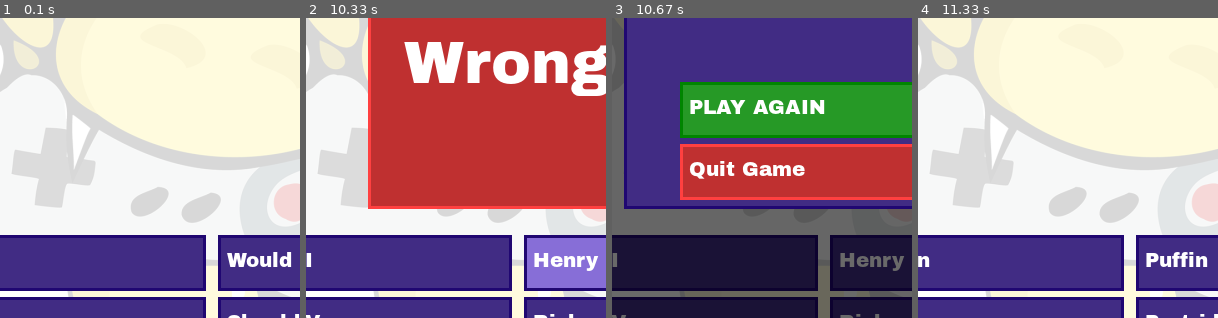
Above: before the commit, frames 1-4 (left to right).
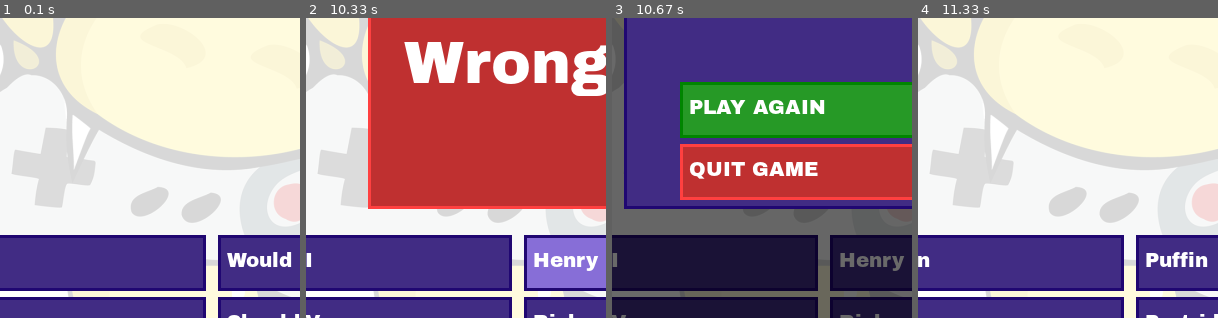
Above: after the commit, the same moments.

Repository: PetuuPetuu/r-pygame-ewchallenges
Game: pygame game, started from week37/game.py
Two runs of this game, one before a commit and one after it. Both use one fixed random seed, a clock stepped at 60 frames per second and the inputs below. The source is Python 2; it was converted automatically to run under Python 3.
Inputs (mouse positions are % of the whole screen's width and height, from its top left):
- Up to frame 1 (0.1 s): no input
- Up to frame 2 (10.33 s): click (25, 84) at 0.38 s; click (13, 40) at 0.72 s; click (24, 81) at 1.05 s; click (16, 74) at 1.38 s; click (16, 82) at 1.72 s; click (87, 84) at 2.05 s; click (59, 24) at 2.38 s; click (67, 86) at 3.28 s; click (64, 63) at 3.62 s; click (75, 94) at 5.08 s; click (16, 47) at 5.42 s; click (48, 84) at 5.75 s; click (69, 81) at 6.08 s; click (30, 12) at 6.42 s; click (32, 84) at 7.32 s; click (80, 24) at 7.65 s; click (22, 79) at 8.55 s; click (45, 86) at 8.88 s; click (70, 44) at 9.22 s; click (80, 81) at 10.12 s
- Up to frame 3 (10.67 s): click (75, 94) at 10.45 s
- Up to frame 4 (11.33 s): click (53, 59) at 10.78 s
The pictures show only the part of the screen within x 15-65%, y 43-93%; the shares and areas given below are measured in that part.

Frames 1-2 are identical in both runs. In frame 3, 1.2% of the frame differs, in the area x 31-69%, y 47-53%; in frame 4, nothing differs.

Commit message:
QUIT GAME-button is now capitalized

Diff:
--- a/week37/game.py
+++ b/week37/game.py
@@ -220,7 +220,7 @@
                 self.popup_colors_wrong,
                 [self.width, self.height],
                 pygame.Rect(0, y, 0, 0),
-                "Quit Game",
+                "QUIT GAME",
                 [True, False, False, False],
                 "quit_game",
                 id=6
